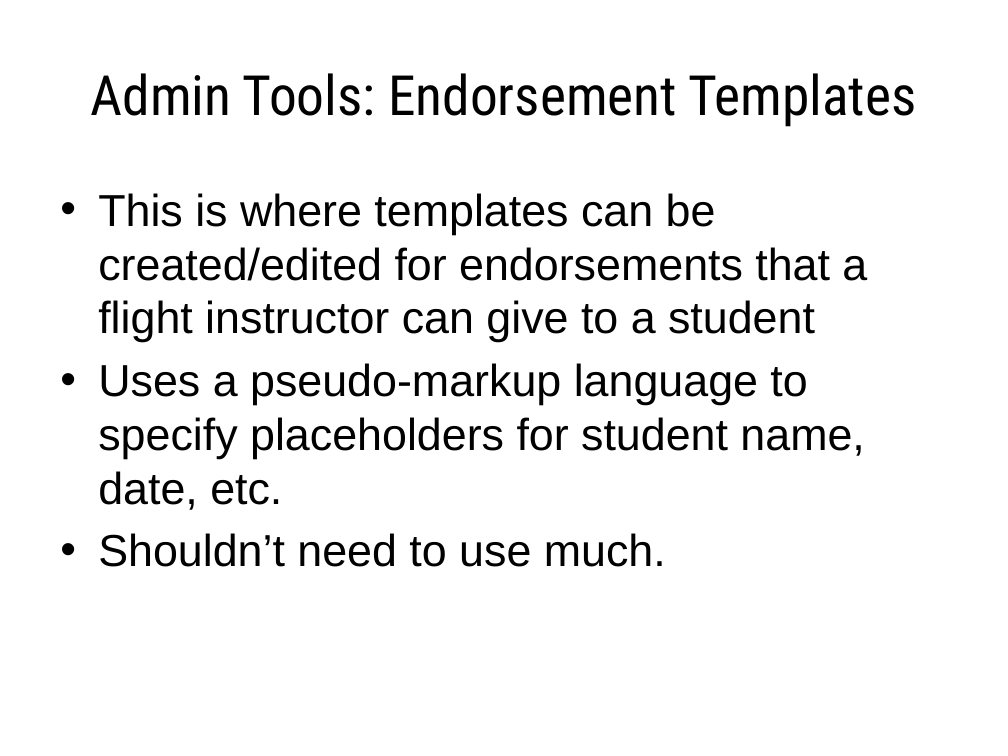
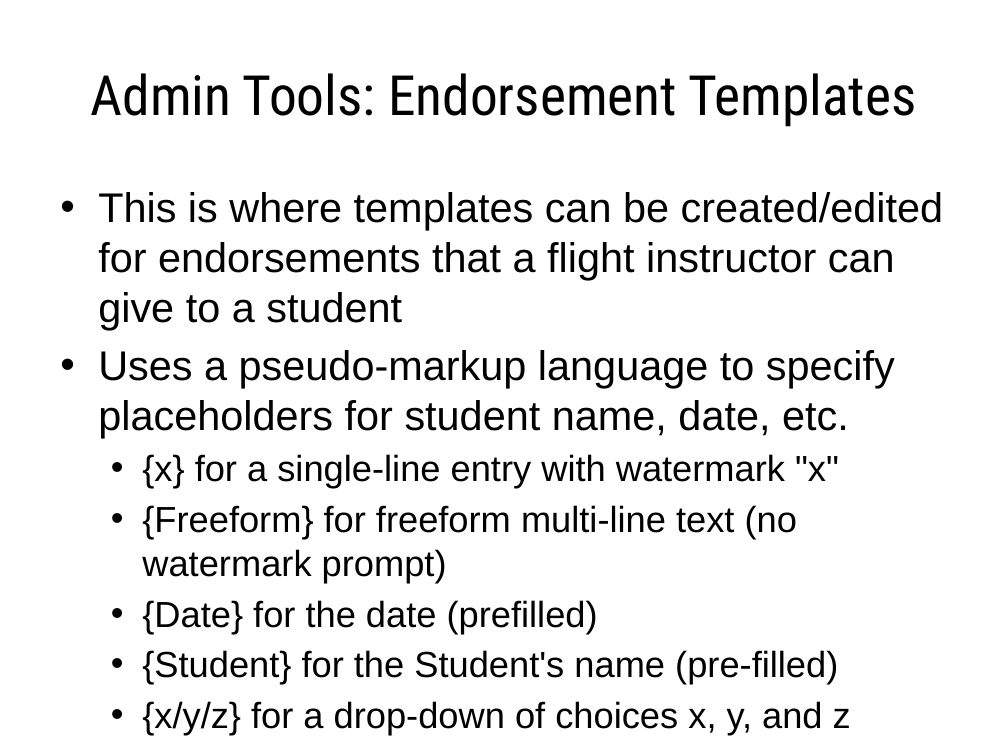
Before and after one commit to ericberman/MyFlightbookWeb, a slide deck: slide 29 of Private/MyFlightbook Admin Tools.pptx (slide 28 before the commit). Drawn at 1008x756 pixels with LibreOffice and Linux fonts; fonts in the diff are those of the drawing; background and template pictures are left out. Boxes give left, top, right and bottom in pixels: in the first picture for what was removed or moved away, otherwise in the second. Text is boxed around its words. In the diff, an @@ line names an element or a change of style, - is before the commit and + after.

Commit message:
SVN 6431: Update admin tools powerpoint, fix typo in admin page.

```diff
--- a/Private/MyFlightbook Admin Tools.pptx
+++ b/Private/MyFlightbook Admin Tools.pptx
@@ text at [98,192,943,438]: size 32 to 29.6 pt in "This is where templates can be created/edited ...", "Uses a pseudo-markup language to specify placeholders ..." @@
@@ text at [142,454,851,735]: text changed; size 32 to 25.9 pt @@
-• Shouldn’t need to use much.
+  • {x} for a single-line entry with watermark "x"
+  • {Freeform} for freeform multi-line text (no watermark prompt)
+  • {Date} for the date (prefilled)
+  • {Student} for the Student's name (pre-filled)
+  • {x/y/z} for a drop-down of choices x, y, and z
```
Also in this commit, not shown: 8 other slides changed, 1 slide added, 1 slide removed, 1 other file.
